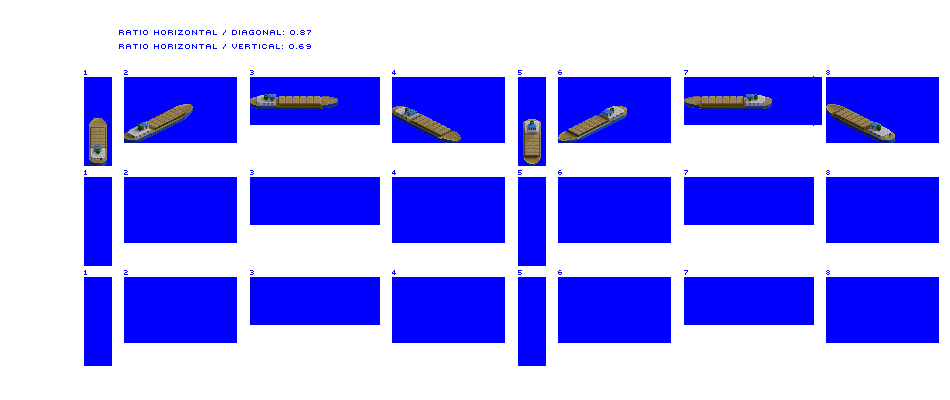
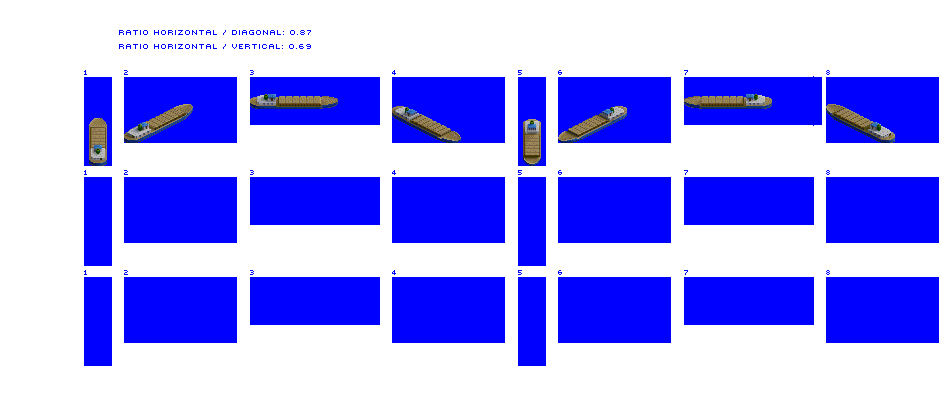
Comparing the layer stacks of the two w=950, h=400 images. Changes:
painted on "River Boat" over 600, 106, 615, 114
